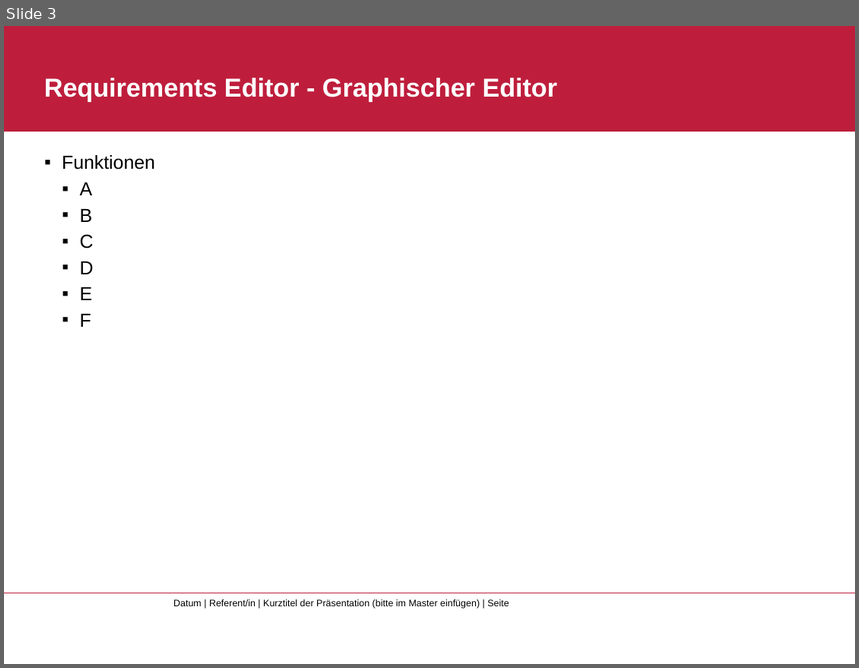
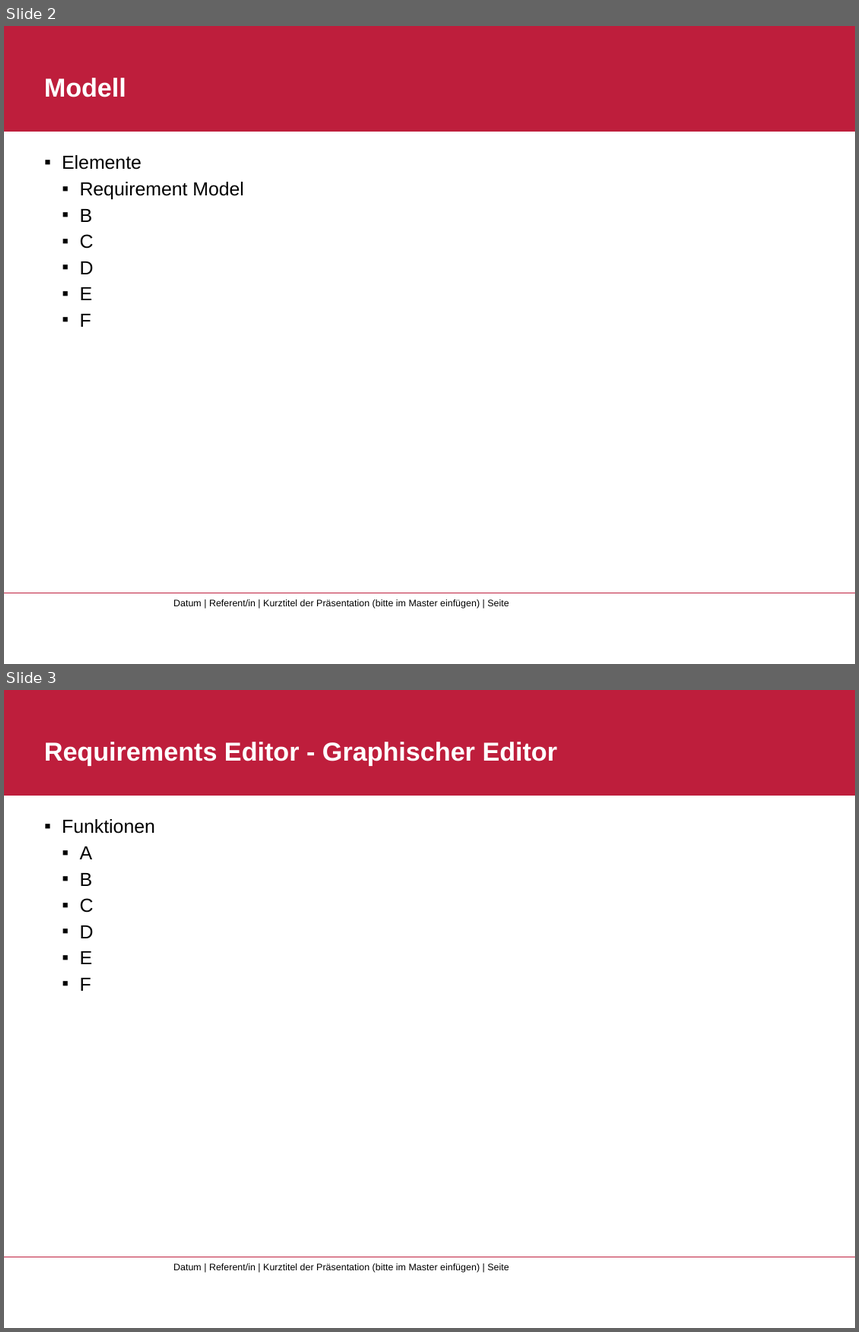
Before and after one commit to Kogoro/RequirementsEditor, a slide deck: MBSE - RequirementsEditor.pptx. Shown one above the other, each under a label of ours: slide 3 before the commit, slides 2 and 3 after it. The pictures are 859x668 and 859x1332 pixels, drawn with LibreOffice and Linux fonts; fonts in the diff are those of the drawing; background and template pictures are left out. Boxes give left, top, right and bottom in pixels: in the first picture for what was removed or moved away, otherwise in the second. Text is boxed around its words. In the diff, an @@ line names an element or a change of style, - is before the commit and + after.

```diff
--- a/MBSE - RequirementsEditor.pptx
+++ b/MBSE - RequirementsEditor.pptx
@@ slide 2 added at bbox=[4, 26, 855, 664], background #FFFFFF; not listed: 3 template elements that a slide beside it also shows @@
@@ rectangle added at bbox=[4, 26, 855, 132], fill #BE1E3C @@
@@ title added at bbox=[44, 78, 126, 97], 22 pt, text #FFFFFF, bold @@
+Modell
@@ text added at bbox=[62, 155, 244, 327], 16 pt, text #000000 @@
+  ▪ Elemente
+    ▪ Requirement Model
+    ▪ B
+    ▪ C
+    ▪ D
+    ▪ E
+    ▪ F
```
Also in this commit, not shown: 2 slides changed, 2 other slides added.
